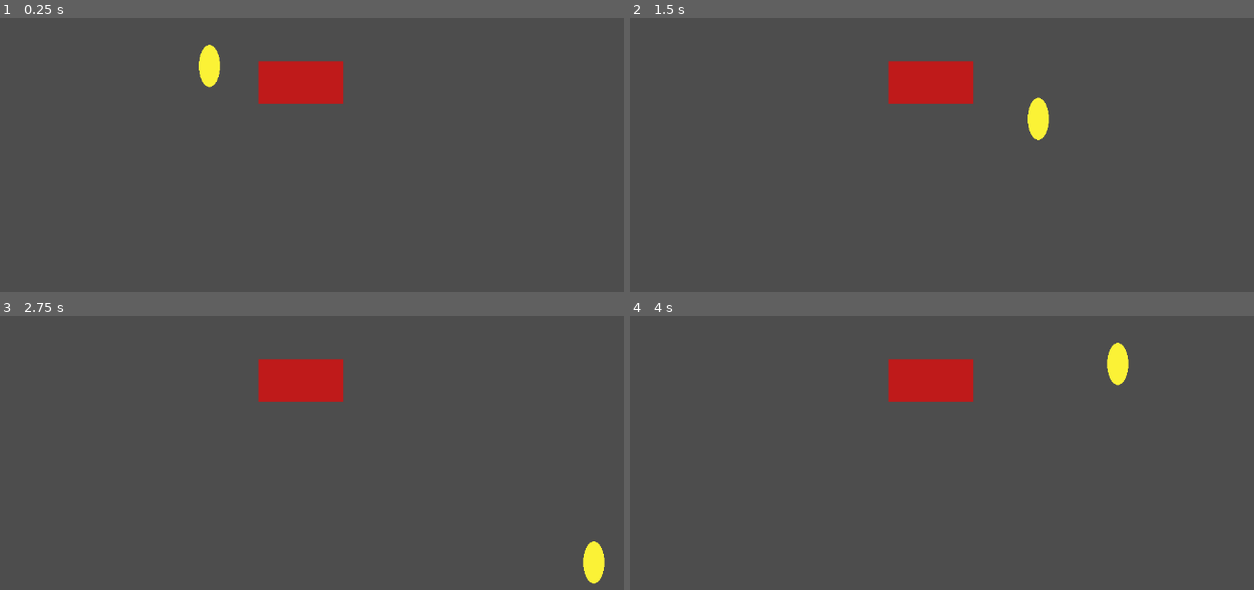
Above: before the commit, frames 1-4 (two rows, left to right).
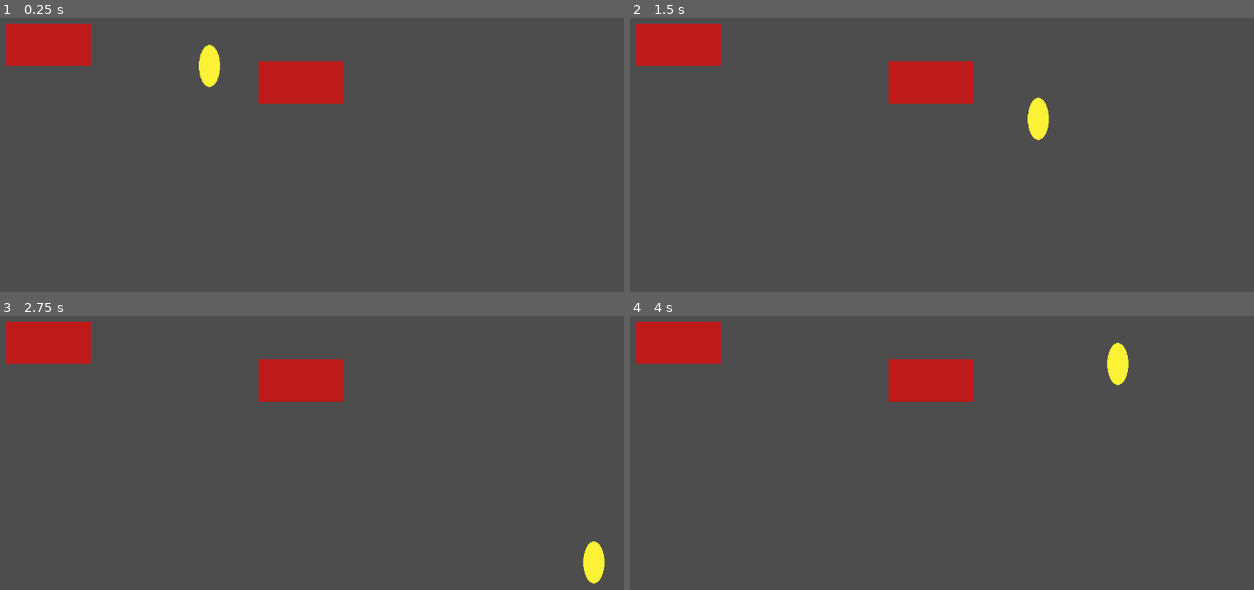
Above: after the commit, the same moments.

Repository: libakary/GameCamp-Kassihupe24
Game: Godot game, scene res://Scenes/room.tscn
Same seed, same stepped clock (60 frames per second), same inputs: the game is played once before the commit and once after it. Before the commit the project starts from res://room.tscn.
Inputs:
- Up to frame 1 (0.25 s): no input
- Up to frame 2 (1.5 s): tap Enter at 0.5 s; hold Right (ui_right) 0.53-1.28 s; hold Down (ui_down) from 1.28 s (still down)
- Up to frame 3 (2.75 s): release Down (ui_down) at 2.03 s; hold Right (ui_right) from 2.03 s (still down)
- Up to frame 4 (4 s): release Right (ui_right) at 2.78 s; hold Up (ui_up) 2.78-3.53 s; hold Left (ui_left) from 3.53 s (still down)

The runs differ from the first frame. In frame 1, 2.1% of the frame differs, in the area x 0-15%, y 2-18%; in frame 2, 2.1%; in frame 3, 2.1%; in frame 4, 2.1%.

Commit message:
Sorted Files

Diff:
--- a/gem/HighlightTrigger.tscn
+++ b/gem/Scenes/HighlightTrigger.tscn
@@ -1,7 +1,7 @@
 [gd_scene load_steps=4 format=3 uid="uid://c08h887ims0t"]
 
-[ext_resource type="Texture2D" uid="uid://dtdaf6kr66sfu" path="res://AreaTrigger.png" id="1_y55u2"]
-[ext_resource type="Script" path="res://Area.gd" id="2_rq4cq"]
+[ext_resource type="Texture2D" uid="uid://dtdaf6kr66sfu" path="res://Sprites/AreaTrigger.png" id="1_y55u2"]
+[ext_resource type="Script" path="res://Scripts/Area.gd" id="2_rq4cq"]
 
 [sub_resource type="RectangleShape2D" id="RectangleShape2D_uabmd"]
 size = Vector2(128, 64)
--- a/gem/player.tscn
+++ b/gem/Scenes/player.tscn
@@ -1,7 +1,7 @@
 [gd_scene load_steps=4 format=3 uid="uid://b0bkwy6ns55kr"]
 
-[ext_resource type="Script" path="res://PlayerController.gd" id="1_a68po"]
-[ext_resource type="Texture2D" uid="uid://dxg5v8my7mkuw" path="res://PlayerPlaceholder.png" id="2_0tpqq"]
+[ext_resource type="Script" path="res://Scripts/PlayerController.gd" id="1_a68po"]
+[ext_resource type="Texture2D" uid="uid://dxg5v8my7mkuw" path="res://Sprites/PlayerPlaceholder.png" id="2_0tpqq"]
 
 [sub_resource type="RectangleShape2D" id="RectangleShape2D_qegk1"]
 size = Vector2(32, 65)
--- /dev/null
+++ b/gem/Scenes/room.tscn
@@ -0,0 +1,15 @@
+[gd_scene load_steps=3 format=3 uid="uid://mgayqgy1t2xn"]
+
+[ext_resource type="PackedScene" uid="uid://b0bkwy6ns55kr" path="res://Scenes/player.tscn" id="1_07gom"]
+[ext_resource type="PackedScene" uid="uid://c08h887ims0t" path="res://Scenes/HighlightTrigger.tscn" id="2_otq2s"]
+
+[node name="Room" type="Node2D"]
+
+[node name="Player" parent="." instance=ExtResource("1_07gom")]
+position = Vector2(391, 276)
+
+[node name="HighlightTest" parent="." instance=ExtResource("2_otq2s")]
+position = Vector2(529, 301)
+
+[node name="Node2D" parent="." instance=ExtResource("2_otq2s")]
+position = Vector2(148, 244)
--- a/gem/Area.gd
+++ b/gem/Scripts/Area.gd
@@ -3,12 +3,12 @@
 func _on_body_entered(body: Node2D) -> void:
 	if (body == get_node("../../../Player")):
 		var triggerSprite = get_node("../AreaSprite")
-		var Highlight = load("res://AreaHighlight.png")
+		var Highlight = load("res://Sprites/AreaHighlight.png")
 		triggerSprite.texture = Highlight
 
 
 func _on_body_exited(body: Node2D) -> void:
 	if (body == get_node("../../../Player")):
 		var triggerSprite = get_node("../AreaSprite")
-		var RegSpirte = load("res://AreaTrigger.png")
+		var RegSpirte = load("res://Sprites/AreaTrigger.png")
 		triggerSprite.texture = RegSpirte
--- a/gem/icon.svg
+++ /dev/null
@@ -1 +0,0 @@
-<svg xmlns="http://www.w3.org/2000/svg" width="128" height="128"><rect width="124" height="124" x="2" y="2" fill="#363d52" stroke="#212532" stroke-width="4" rx="14"/><g fill="#fff" transform="translate(12.322 12.322)scale(.101)"><path d="M105 673v33q407 354 814 0v-33z"/><path fill="#478cbf" d="m105 673 152 14q12 1 15 14l4 67 132 10 8-61q2-11 15-15h162q13 4 15 15l8 61 132-10 4-67q3-13 15-14l152-14V427q30-39 56-81-35-59-83-108-43 20-82 47-40-37-88-64 7-51 8-102-59-28-123-42-26 43-46 89-49-7-98 0-20-46-46-89-64 14-123 42 1 51 8 102-48 27-88 64-39-27-82-47-48 49-83 108 26 42 56 81zm0 33v39c0 276 813 276 814 0v-39l-134 12-5 69q-2 10-14 13l-162 11q-12 0-16-11l-10-65H446l-10 65q-4 11-16 11l-162-11q-12-3-14-13l-5-69z"/><path d="M483 600c0 34 58 34 58 0v-86c0-34-58-34-58 0z"/><circle cx="725" cy="526" r="90"/><circle cx="299" cy="526" r="90"/></g><g fill="#414042" transform="translate(12.322 12.322)scale(.101)"><circle cx="307" cy="532" r="60"/><circle cx="717" cy="532" r="60"/></g></svg>
--- a/gem/mastermind.gd
+++ /dev/null
@@ -1,6 +0,0 @@
-extends Node
-
-
-# Called when the node enters the scene tree for the first time.
-func _ready() -> void:
-	var Player = get_node("../Player")
--- a/gem/project.godot
+++ b/gem/project.godot
@@ -11,7 +11,7 @@
 [application]
 
 config/name="PlayerController"
-run/main_scene="res://room.tscn"
+run/main_scene="res://Scenes/room.tscn"
 config/features=PackedStringArray("4.3", "Forward Plus")
 config/icon="res://icon.svg"
 
--- a/gem/room.tscn
+++ /dev/null
@@ -1,16 +0,0 @@
-[gd_scene load_steps=4 format=3 uid="uid://mgayqgy1t2xn"]
-
-[ext_resource type="PackedScene" uid="uid://b0bkwy6ns55kr" path="res://player.tscn" id="1_07gom"]
-[ext_resource type="PackedScene" uid="uid://c08h887ims0t" path="res://HighlightTrigger.tscn" id="2_otq2s"]
-[ext_resource type="Script" path="res://mastermind.gd" id="3_64b0e"]
-
-[node name="Room" type="Node2D"]
-
-[node name="Player" parent="." instance=ExtResource("1_07gom")]
-position = Vector2(391, 276)
-
-[node name="HighlightTest" parent="." instance=ExtResource("2_otq2s")]
-position = Vector2(529, 301)
-
-[node name="Mastermind" type="Node" parent="."]
-script = ExtResource("3_64b0e")
Not shown, removed: gem/PlayerPlaceholder.png.import
Renamed: gem/PlayerController.gd -> gem/Scripts/PlayerController.gd
Renamed: gem/AreaHighlight.png -> gem/Sprites/AreaHighlight.png
Not shown, changed: gem/Sprites/AreaHighlight.png.import
Renamed: gem/AreaTrigger.png -> gem/Sprites/AreaTrigger.png
Not shown, changed: gem/Sprites/AreaTrigger.png.import
Renamed: gem/PlayerPlaceholder.png -> gem/Sprites/PlayerPlaceholder.png
Not shown, changed: gem/Sprites/PlayerPlaceholder.png.import
